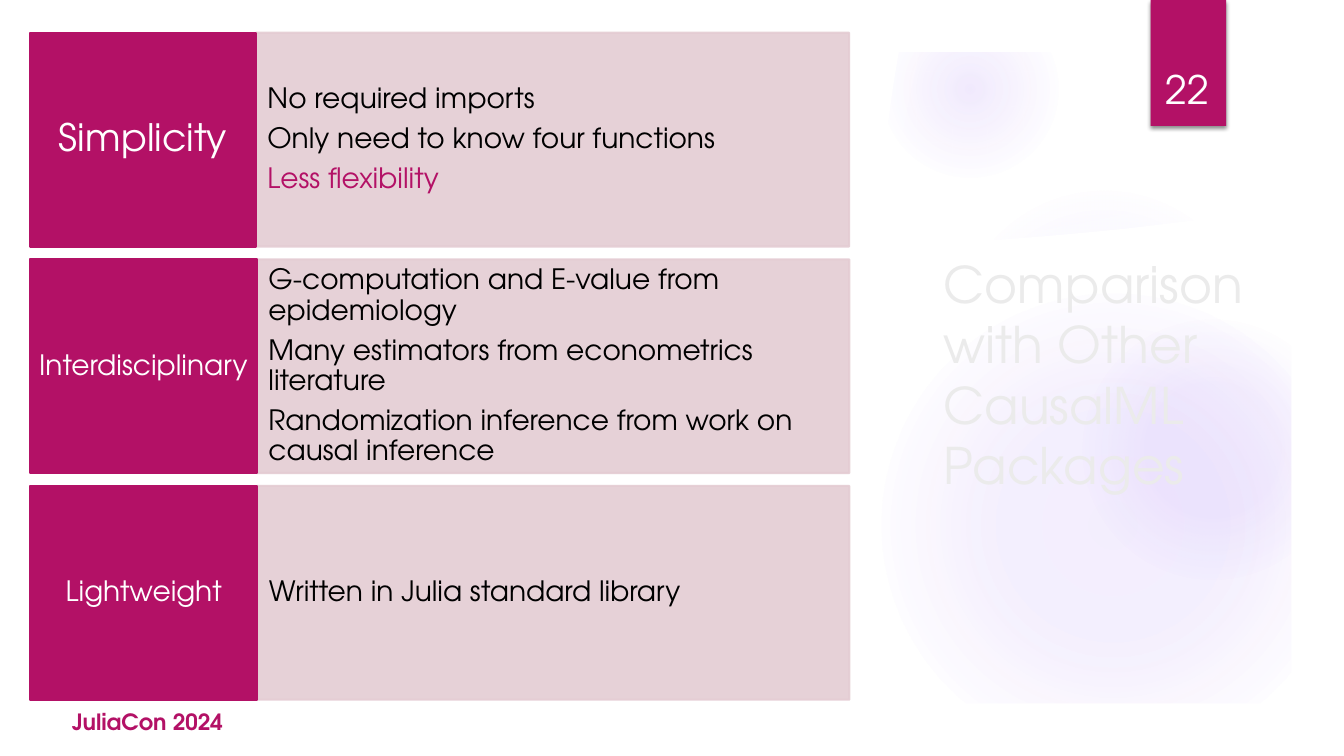
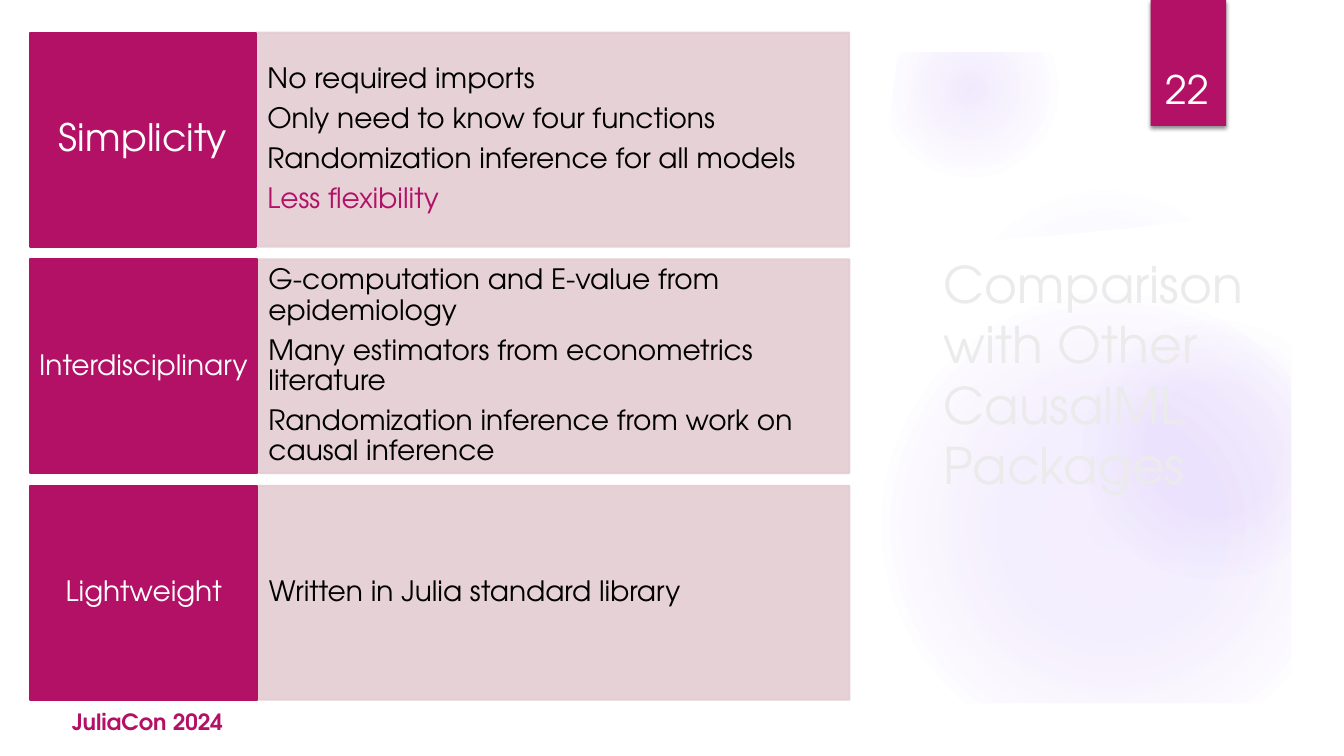
Before and after one commit to dscolby/JuliaCon2024, a slide deck: slide 22 of JuliaCon 2024 Presentation.pptx. Drawn at 1344x756 pixels with LibreOffice and Linux fonts; fonts in the diff are those of the drawing; background and template pictures are left out. Boxes give left, top, right and bottom in pixels: in the first picture for what was removed or moved away, otherwise in the second. Text is boxed around its words. In the diff, an @@ line names an element or a change of style, - is before the commit and + after.

```diff
--- a/JuliaCon 2024 Presentation.pptx
+++ b/JuliaCon 2024 Presentation.pptx
@@ text at (x1=267, y1=147, x2=796, y2=169): paragraph added @@
+Randomization inference for all models
```
Also in this commit, not shown: 2 other slides changed.
